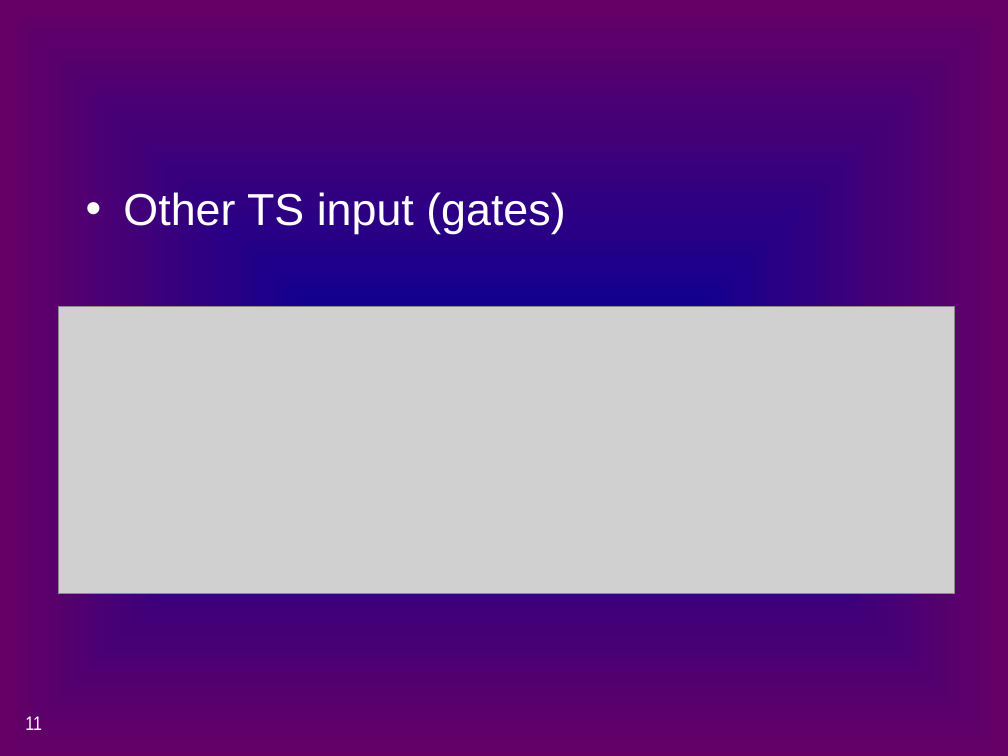
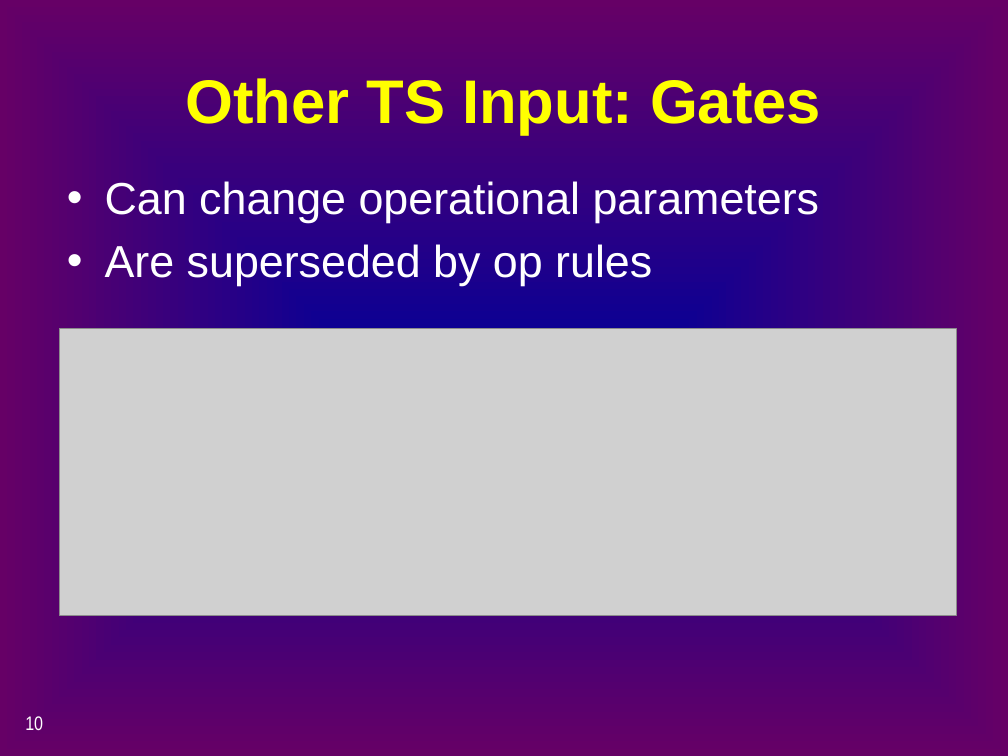
Before and after one commit to CADWRDeltaModeling/dsm2, a slide deck: slide 10 of dsm2/presentations/p4_simulation_data.pptx (slide 11 before the commit). Drawn at 1008x756 pixels with LibreOffice and Linux fonts; fonts in the diff are those of the drawing; grey boxes stand for pictures. Boxes give left, top, right and bottom in pixels: in the first picture for what was removed or moved away, otherwise in the second. Text is boxed around its words. In the diff, an @@ line names an element or a change of style, - is before the commit and + after.

```diff
--- a/dsm2/presentations/p4_simulation_data.pptx
+++ b/dsm2/presentations/p4_simulation_data.pptx
@@ title added at [185, 78, 821, 135], 44 pt, text #FFFF00, bold @@
+Other TS Input: Gates
@@ text at [105, 181, 820, 286]: text changed @@
-• Other TS input (gates)
+• Can change operational parameters
+• Are superseded by op rules
@@ picture: place and size @@
-picture at [58, 306, 956, 593]
+picture at [59, 329, 957, 615]
@@ page number at [25, 716, 43, 731]: text changed @@
-11
+10
```
Also in this commit, not shown: 14 other slides changed, 4 slides added, 4 slides removed, 2 other files.
